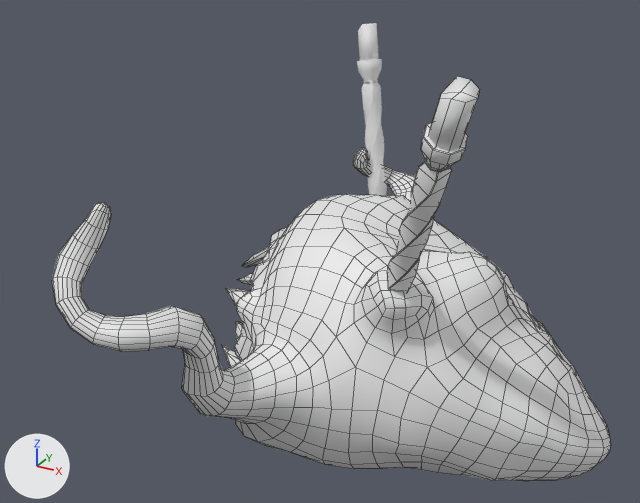
A saved change to the FBX model Content/minion/minion.fbx.
Camera for both pictures: a 50 mm camera at (69.0, -148.0, 89.2) aimed at (-8.9, -6.4, 18.5). Every picture has the same lights, and +X, +Y and +Z are marked at lower left. Mesh edges are drawn as thin lines on the coarser meshes. Where no turn or scale is listed for an object, it has been applied to the vertices.

The first picture shows 'CANDLEEXP.001', 'CANDLEEXP.002', 'meat1.8', 'toothCombinedArchive.002'.
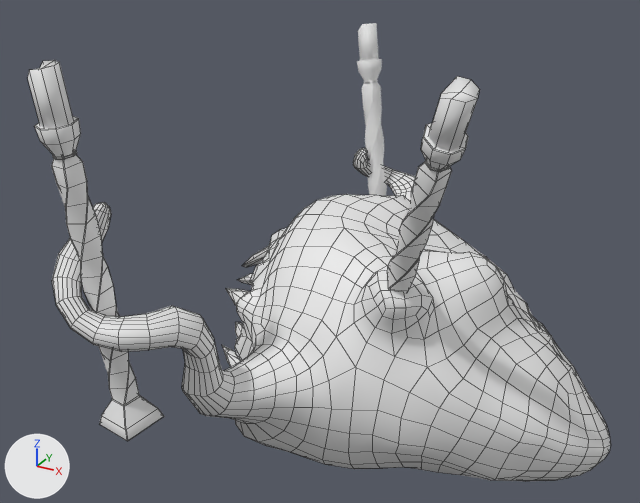
What changed in the scene script:
```text
Add mat_main_001:
    mat_main_001 = principled_material('main.001')
    mat_main_001.base_color = (0.8, 0.8, 0.8)  # white #e7e7e7
Add me_cylinder_005:
    me_cylinder_005.from_pydata(...)  # 258 vertices, 251 faces; spans x -32.9..-21.1, y -55.3..-41.0, z -4.1..62.1
    me_cylinder_005.materials.append(mat_main_001)  # white #e7e7e7
Add ob_candleexp:
    ob_candleexp = bpy.data.objects.new('CANDLEEXP', me_cylinder_005)
    ob_candleexp.location = (0.0, 0.0, 0.0)
```

Where the change shows, as pixel boxes [x1, y1, x2, y2] in the pictures (640 x 503 px):
'CANDLEEXP', added: after [28, 60, 164, 441]
